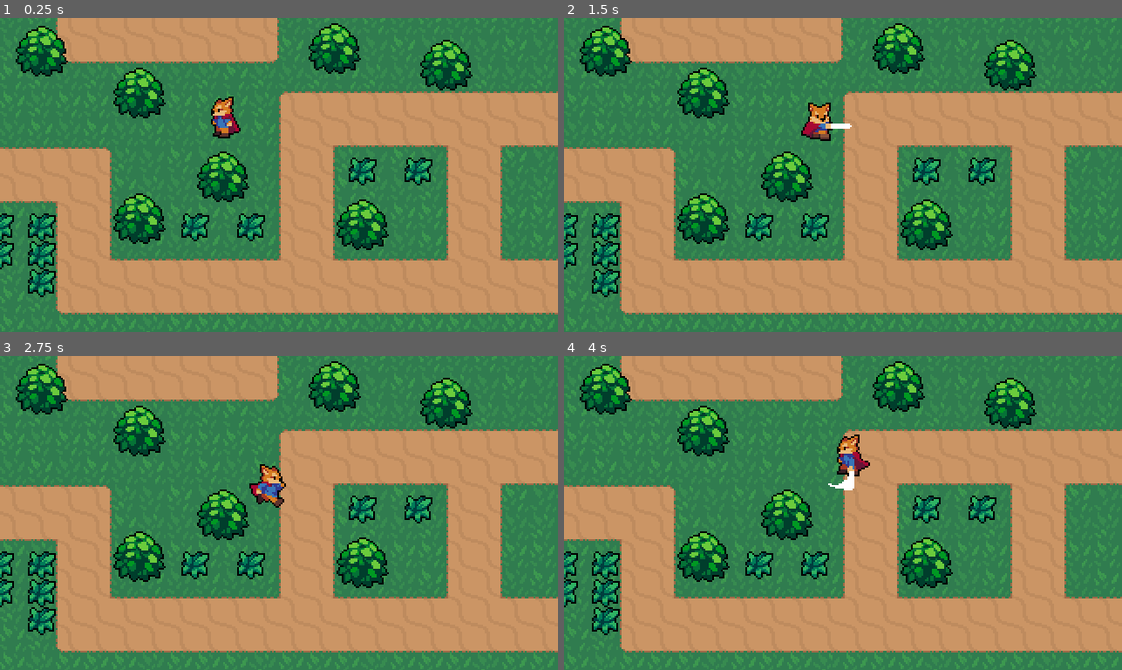
Above: before the commit, frames 1-4 (two rows, left to right).
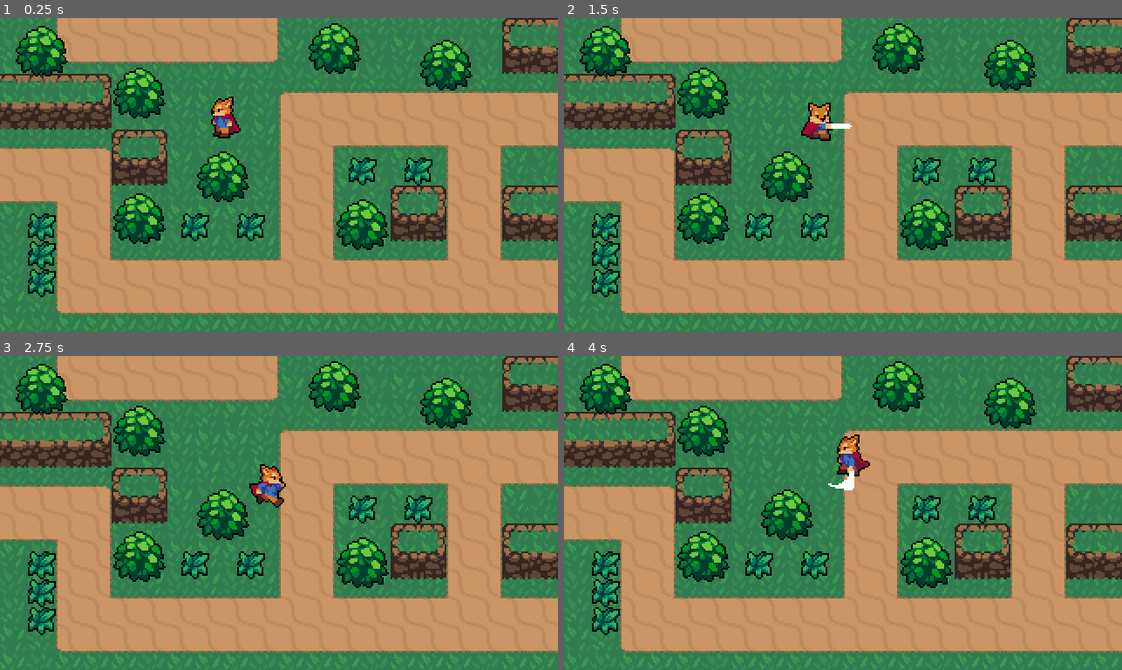
Above: after the commit, the same moments.

Repository: bwh91/rpg
Game: Godot game, scene res://World.tscn
Two runs of this game, one before a commit and one after it. Both use one fixed random seed, a clock stepped at 60 frames per second and the inputs below.
Inputs:
- Up to frame 1 (0.25 s): no input
- Up to frame 2 (1.5 s): tap Enter at 0.5 s; hold Right (ui_right) 0.53-1.28 s; tap Space (attack) at 0.6, 1.35 s; hold Down (ui_down) from 1.28 s (still down)
- Up to frame 3 (2.75 s): release Down (ui_down) at 2.03 s; hold Right (ui_right) from 2.03 s (still down); tap Space (attack) at 2.1 s
- Up to frame 4 (4 s): release Right (ui_right) at 2.78 s; hold Up (ui_up) 2.78-3.53 s; tap Space (attack) at 2.85, 3.6 s; hold Left (ui_left) from 3.53 s (still down)

The runs differ from the first frame. In frame 1, 7.4% of the frame differs, in the area x 0-100%, y 0-80%; in frame 2, 7.4%; in frame 3, 7.4%; in frame 4, 7.4%.
Error before the commit: Attempt to call function 'instance' in base 'null instance' on a null instance. (res://World/Grass.gd:7)

Commit message:
added hitboxes

Diff:
--- /dev/null
+++ b/Hitboxes and Hurtboxes/Hitbox.tscn
@@ -0,0 +1,5 @@
+[gd_scene format=2]
+
+[node name="Hitbox" type="Area2D"]
+
+[node name="CollisionShape2D" type="CollisionShape2D" parent="."]
--- /dev/null
+++ b/Hitboxes and Hurtboxes/Hurtbox.tscn
@@ -0,0 +1,5 @@
+[gd_scene format=2]
+
+[node name="Hurtbox" type="Area2D"]
+
+[node name="CollisionShape2D" type="CollisionShape2D" parent="."]
--- a/Player/Player.tscn
+++ b/Player/Player.tscn
@@ -1,7 +1,8 @@
-[gd_scene load_steps=37 format=2]
+[gd_scene load_steps=39 format=2]
 
 [ext_resource path="res://Player/Player.png" type="Texture" id=1]
 [ext_resource path="res://Player/Player.gd" type="Script" id=2]
+[ext_resource path="res://Hitboxes and Hurtboxes/Hitbox.tscn" type="PackedScene" id=3]
 
 [sub_resource type="CapsuleShape2D" id=1]
 radius = 4.0
@@ -36,6 +37,30 @@
 "method": "attack_animation_finished"
 } ]
 }
+tracks/2/type = "value"
+tracks/2/path = NodePath("HitboxPivot:rotation_degrees")
+tracks/2/interp = 1
+tracks/2/loop_wrap = true
+tracks/2/imported = false
+tracks/2/enabled = true
+tracks/2/keys = {
+"times": PoolRealArray( 0.1 ),
+"transitions": PoolRealArray( 1 ),
+"update": 0,
+"values": [ 90.0 ]
+}
+tracks/3/type = "value"
+tracks/3/path = NodePath("HitboxPivot/SwordHitBox/CollisionShape2D:disabled")
+tracks/3/interp = 1
+tracks/3/loop_wrap = true
+tracks/3/imported = false
+tracks/3/enabled = true
+tracks/3/keys = {
+"times": PoolRealArray( 0.1, 0.3 ),
+"transitions": PoolRealArray( 1, 1 ),
+"update": 1,
+"values": [ false, true ]
+}
 
 [sub_resource type="Animation" id=3]
 resource_name = "AttackLeft"
@@ -66,6 +91,30 @@
 "method": "attack_animation_finished"
 } ]
 }
+tracks/2/type = "value"
+tracks/2/path = NodePath("HitboxPivot:rotation_degrees")
+tracks/2/interp = 1
+tracks/2/loop_wrap = true
+tracks/2/imported = false
+tracks/2/enabled = true
+tracks/2/keys = {
+"times": PoolRealArray( 0.1 ),
+"transitions": PoolRealArray( 1 ),
+"update": 0,
+"values": [ 180.0 ]
+}
+tracks/3/type = "value"
+tracks/3/path = NodePath("HitboxPivot/SwordHitBox/CollisionShape2D:disabled")
+tracks/3/interp = 1
+tracks/3/loop_wrap = true
+tracks/3/imported = false
+tracks/3/enabled = true
+tracks/3/keys = {
+"times": PoolRealArray( 0.1, 0.3 ),
+"transitions": PoolRealArray( 1, 1 ),
+"update": 1,
+"values": [ false, true ]
+}
 
 [sub_resource type="Animation" id=4]
 resource_name = "AttackRight"
@@ -96,6 +145,30 @@
 "method": "attack_animation_finished"
 } ]
 }
+tracks/2/type = "value"
+tracks/2/path = NodePath("HitboxPivot:rotation_degrees")
+tracks/2/interp = 1
+tracks/2/loop_wrap = true
+tracks/2/imported = false
+tracks/2/enabled = true
+tracks/2/keys = {
+"times": PoolRealArray( 0.1 ),
+"transitions": PoolRealArray( 1 ),
+"update": 0,
+"values": [ 0.0 ]
+}
+tracks/3/type = "value"
+tracks/3/path = NodePath("HitboxPivot/SwordHitBox/CollisionShape2D:disabled")
+tracks/3/interp = 1
+tracks/3/loop_wrap = true
+tracks/3/imported = false
+tracks/3/enabled = true
+tracks/3/keys = {
+"times": PoolRealArray( 0.1, 0.3 ),
+"transitions": PoolRealArray( 1, 1 ),
+"update": 1,
+"values": [ false, true ]
+}
 
 [sub_resource type="Animation" id=5]
 resource_name = "AttackUp"
@@ -126,6 +199,30 @@
 "method": "attack_animation_finished"
 } ]
 }
+tracks/2/type = "value"
+tracks/2/path = NodePath("HitboxPivot:rotation_degrees")
+tracks/2/interp = 1
+tracks/2/loop_wrap = true
+tracks/2/imported = false
+tracks/2/enabled = true
+tracks/2/keys = {
+"times": PoolRealArray( 0.1 ),
+"transitions": PoolRealArray( 1 ),
+"update": 0,
+"values": [ 270.0 ]
+}
+tracks/3/type = "value"
+tracks/3/path = NodePath("HitboxPivot/SwordHitBox/CollisionShape2D:disabled")
+tracks/3/interp = 1
+tracks/3/loop_wrap = true
+tracks/3/imported = false
+tracks/3/enabled = true
+tracks/3/keys = {
+"times": PoolRealArray( 0.2, 0.3 ),
+"transitions": PoolRealArray( 1, 1 ),
+"update": 1,
+"values": [ false, true ]
+}
 
 [sub_resource type="Animation" id=6]
 length = 0.1
@@ -255,42 +352,17 @@
 "values": [ 7, 8, 9, 10, 11, 6 ]
 }
 
-[sub_resource type="AnimationNodeAnimation" id=28]
+[sub_resource type="AnimationNodeAnimation" id=14]
 animation = "AttackLeft"
 
-[sub_resource type="AnimationNodeAnimation" id=29]
+[sub_resource type="AnimationNodeAnimation" id=15]
 animation = "AttackDown"
 
-[sub_resource type="AnimationNodeAnimation" id=30]
+[sub_resource type="AnimationNodeAnimation" id=16]
 animation = "AttackRight"
 
-[sub_resource type="AnimationNodeAnimation" id=31]
+[sub_resource type="AnimationNodeAnimation" id=17]
 animation = "AttackUp"
-
-[sub_resource type="AnimationNodeBlendSpace2D" id=32]
-blend_point_0/node = SubResource( 28 )
-blend_point_0/pos = Vector2( -1, 0 )
-blend_point_1/node = SubResource( 29 )
-blend_point_1/pos = Vector2( 0, 1.1 )
-blend_point_2/node = SubResource( 30 )
-blend_point_2/pos = Vector2( 1, 0 )
-blend_point_3/node = SubResource( 31 )
-blend_point_3/pos = Vector2( 0, -1.1 )
-min_space = Vector2( -1, -1.1 )
-max_space = Vector2( 1, 1.1 )
-blend_mode = 1
-
-[sub_resource type="AnimationNodeAnimation" id=14]
-animation = "IdleLeft"
-
-[sub_resource type="AnimationNodeAnimation" id=15]
-animation = "IdleDown"
-
-[sub_resource type="AnimationNodeAnimation" id=16]
-animation = "IdleRight"
-
-[sub_resource type="AnimationNodeAnimation" id=17]
-animation = "IdleUp"
 
 [sub_resource type="AnimationNodeBlendSpace2D" id=18]
 blend_point_0/node = SubResource( 14 )
@@ -306,16 +378,16 @@
 blend_mode = 1
 
 [sub_resource type="AnimationNodeAnimation" id=19]
-animation = "RunLeft"
+animation = "IdleLeft"
 
 [sub_resource type="AnimationNodeAnimation" id=20]
-animation = "RunDown"
+animation = "IdleDown"
 
 [sub_resource type="AnimationNodeAnimation" id=21]
-animation = "RunRight"
+animation = "IdleRight"
 
 [sub_resource type="AnimationNodeAnimation" id=22]
-animation = "RunUp"
+animation = "IdleUp"
 
 [sub_resource type="AnimationNodeBlendSpace2D" id=23]
 blend_point_0/node = SubResource( 19 )
@@ -330,26 +402,54 @@
 max_space = Vector2( 1, 1.1 )
 blend_mode = 1
 
-[sub_resource type="AnimationNodeStateMachineTransition" id=24]
-
-[sub_resource type="AnimationNodeStateMachineTransition" id=25]
-
-[sub_resource type="AnimationNodeStateMachineTransition" id=33]
-
-[sub_resource type="AnimationNodeStateMachineTransition" id=34]
-
-[sub_resource type="AnimationNodeStateMachine" id=26]
-states/Attack/node = SubResource( 32 )
+[sub_resource type="AnimationNodeAnimation" id=24]
+animation = "RunLeft"
+
+[sub_resource type="AnimationNodeAnimation" id=25]
+animation = "RunDown"
+
+[sub_resource type="AnimationNodeAnimation" id=26]
+animation = "RunRight"
+
+[sub_resource type="AnimationNodeAnimation" id=27]
+animation = "RunUp"
+
+[sub_resource type="AnimationNodeBlendSpace2D" id=28]
+blend_point_0/node = SubResource( 24 )
+blend_point_0/pos = Vector2( -1, 0 )
+blend_point_1/node = SubResource( 25 )
+blend_point_1/pos = Vector2( 0, 1.1 )
+blend_point_2/node = SubResource( 26 )
+blend_point_2/pos = Vector2( 1, 0 )
+blend_point_3/node = SubResource( 27 )
+blend_point_3/pos = Vector2( 0, -1.1 )
+min_space = Vector2( -1, -1.1 )
+max_space = Vector2( 1, 1.1 )
+blend_mode = 1
+
+[sub_resource type="AnimationNodeStateMachineTransition" id=29]
+
+[sub_resource type="AnimationNodeStateMachineTransition" id=30]
+
+[sub_resource type="AnimationNodeStateMachineTransition" id=31]
+
+[sub_resource type="AnimationNodeStateMachineTransition" id=32]
+
+[sub_resource type="AnimationNodeStateMachine" id=33]
+states/Attack/node = SubResource( 18 )
 states/Attack/position = Vector2( 466, 206 )
-states/Idle/node = SubResource( 18 )
+states/Idle/node = SubResource( 23 )
 states/Idle/position = Vector2( 466, 117 )
-states/Run/node = SubResource( 23 )
+states/Run/node = SubResource( 28 )
 states/Run/position = Vector2( 731, 117 )
-transitions = [ "Idle", "Run", SubResource( 24 ), "Run", "Idle", SubResource( 25 ), "Idle", "Attack", SubResource( 33 ), "Attack", "Idle", SubResource( 34 ) ]
+transitions = [ "Idle", "Run", SubResource( 29 ), "Run", "Idle", SubResource( 30 ), "Idle", "Attack", SubResource( 31 ), "Attack", "Idle", SubResource( 32 ) ]
 start_node = "Idle"
 graph_offset = Vector2( 0, 69.8168 )
 
-[sub_resource type="AnimationNodeStateMachinePlayback" id=27]
+[sub_resource type="AnimationNodeStateMachinePlayback" id=34]
+
+[sub_resource type="CapsuleShape2D" id=35]
+height = 12.0
 
 [node name="Player" type="KinematicBody2D"]
 script = ExtResource( 2 )
@@ -358,7 +458,7 @@
 position = Vector2( 0, -8 )
 texture = ExtResource( 1 )
 hframes = 60
-frame = 31
+frame = 39
 
 [node name="CollisionShape2D" type="CollisionShape2D" parent="."]
 rotation = -1.5708
@@ -379,9 +479,23 @@
 anims/RunUp = SubResource( 13 )
 
 [node name="AnimationTree" type="AnimationTree" parent="."]
-tree_root = SubResource( 26 )
+tree_root = SubResource( 33 )
 anim_player = NodePath("../AnimationPlayer")
-parameters/playback = SubResource( 27 )
+parameters/playback = SubResource( 34 )
 parameters/Attack/blend_position = Vector2( -0.00162864, 0.00338459 )
 parameters/Idle/blend_position = Vector2( 0, 0 )
 parameters/Run/blend_position = Vector2( 0, 0 )
+
+[node name="HitboxPivot" type="Position2D" parent="."]
+position = Vector2( 0, -4 )
+rotation = 1.5708
+
+[node name="SwordHitBox" parent="HitboxPivot" instance=ExtResource( 3 )]
+position = Vector2( 11.9164, 4 )
+
+[node name="CollisionShape2D" parent="HitboxPivot/SwordHitBox" index="0"]
+position = Vector2( 3.06759, -4.46047 )
+shape = SubResource( 35 )
+disabled = true
+
+[editable path="HitboxPivot/SwordHitBox"]
--- a/World.tscn
+++ b/World.tscn
@@ -522,6 +522,7 @@
 tile_set = SubResource( 51 )
 cell_size = Vector2( 32, 32 )
 format = 1
+tile_data = PoolIntArray( 9, 0, 196608, 10, 0, 196610, 131071, 0, 196608, 65536, 0, 196609, 65537, 0, 196610, 131074, 0, 196611, 196615, 0, 196611, 196617, 0, 196608, 196618, 0, 196610 )
 
 [node name="YSort" type="YSort" parent="."]
 
@@ -556,15 +557,9 @@
 [node name="Grass" parent="YSort/Grass" instance=ExtResource( 6 )]
 position = Vector2( 16, 112 )
 
-[node name="Grass2" parent="YSort/Grass" instance=ExtResource( 6 )]
-position = Vector2( -8, 112 )
-
 [node name="Grass3" parent="YSort/Grass" instance=ExtResource( 6 )]
 position = Vector2( 16, 128 )
 
-[node name="Grass4" parent="YSort/Grass" instance=ExtResource( 6 )]
-position = Vector2( -8, 128 )
-
 [node name="Grass5" parent="YSort/Grass" instance=ExtResource( 6 )]
 position = Vector2( 16, 144 )
 
--- a/World/Grass.gd
+++ b/World/Grass.gd
@@ -1,12 +1,13 @@
 extends Node2D
 
-# Called every frame. 'delta' is the elapsed time since the previous frame.
-func _process(delta):
-	if Input.is_action_just_pressed("attack"):
-		var GrassEffect = load("res://Effects/GrassEffect.tscn")
-		var grassEffect = GrassEffect.instance()
-		var world = get_tree().current_scene
-		world.add_child(grassEffect)
-		grassEffect.global_position = global_position
 
-		queue_free()
+func create_grass_effect():
+	var GrassEffect = load("res://Effects/GrassEffect.tscn")
+	var grassEffect = GrassEffect.instance()
+	var world = get_tree().current_scene
+	world.add_child(grassEffect)
+	grassEffect.global_position = global_position
+
+func _on_Hurtbox_area_entered(area):
+	create_grass_effect()
+	queue_free()
--- a/World/Grass.tscn
+++ b/World/Grass.tscn
@@ -1,7 +1,11 @@
-[gd_scene load_steps=3 format=2]
+[gd_scene load_steps=5 format=2]
 
 [ext_resource path="res://World/Grass.png" type="Texture" id=1]
 [ext_resource path="res://World/Grass.gd" type="Script" id=2]
+[ext_resource path="res://Hitboxes and Hurtboxes/Hurtbox.tscn" type="PackedScene" id=3]
+
+[sub_resource type="RectangleShape2D" id=1]
+extents = Vector2( 5.375, 5.625 )
 
 [node name="Grass" type="Node2D"]
 script = ExtResource( 2 )
@@ -10,3 +14,12 @@
 position = Vector2( 16, 16 )
 texture = ExtResource( 1 )
 offset = Vector2( -8, -8 )
+
+[node name="Hurtbox" parent="." instance=ExtResource( 3 )]
+
+[node name="CollisionShape2D" parent="Hurtbox" index="0"]
+position = Vector2( 7.625, 7.625 )
+shape = SubResource( 1 )
+[connection signal="area_entered" from="Hurtbox" to="." method="_on_Hurtbox_area_entered"]
+
+[editable path="Hurtbox"]
